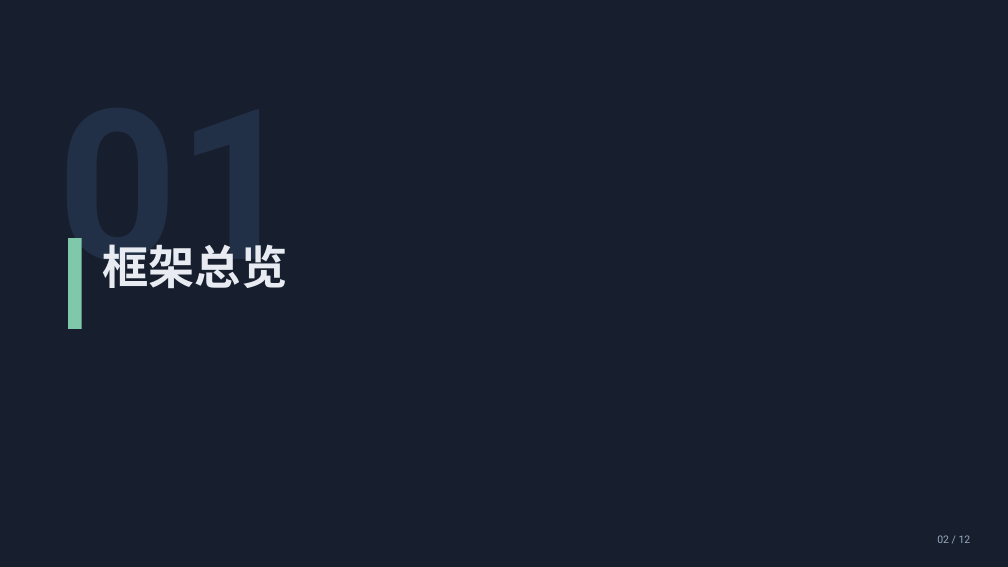
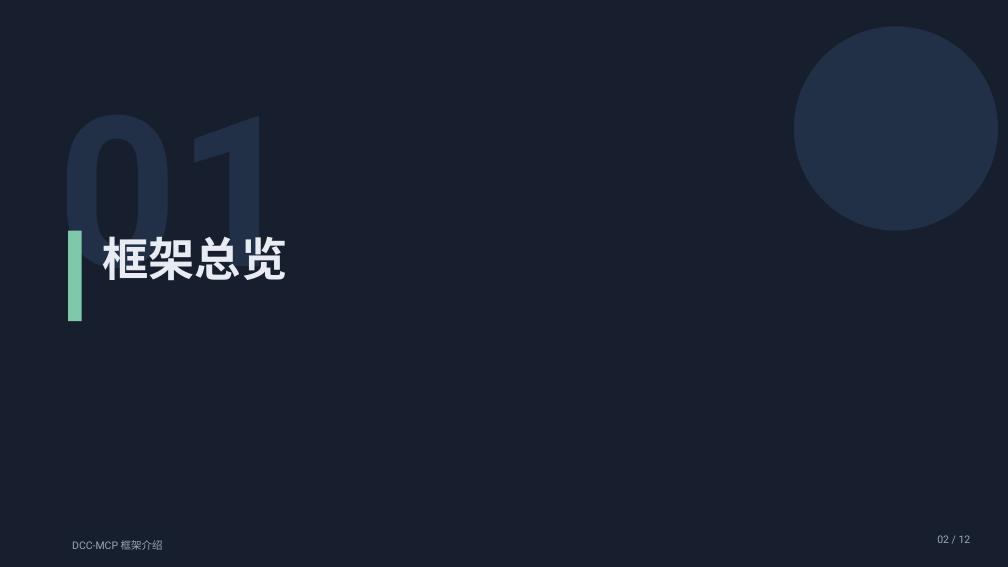
Before and after one commit to dcc-mcp/dcc-mcp-powerpoint, a slide deck: slide 2 of examples/output/draft-dcc-mcp-framework-intro.pptx. Drawn at 1008x567 pixels with LibreOffice and Linux fonts; fonts in the diff are those of the drawing. Boxes give left, top, right and bottom in pixels: in the first picture for what was removed or moved away, otherwise in the second. Text is boxed around its words. In the diff, an @@ line names an element or a change of style, - is before the commit and + after.

Commit message:
feat: showcase-grade layout system for all deck layouts (#6)
Design-system overhaul (showcase quality):
- unified content header (28pt title + accent rule) on every content slide
- editorial bullet rows (accent dot + hairline separators) replace box rows
- two-column/comparison panels with colored header strips
- kpi cards with accent top strip; architecture layers with numbered chips
  on a vertical spine; timeline with alternating above/below labels
- centered hero title cover + ghost circle accents (inset within the safe
  margin band — caught by the pixel-level bleed check)
- deck-title footer on all slides
- regenerated framework deck + review demo artifacts

```diff
--- a/examples/output/draft-dcc-mcp-framework-intro.pptx
+++ b/examples/output/draft-dcc-mcp-framework-intro.pptx
@@ ellipse added at (794, 26, 998, 231), fill #223047 @@
@@ text "01" rewrapped from (57, 238, 298, 307) to (57, 230, 298, 315) @@
@@ rectangle: place and size @@
-rectangle at (68, 238, 82, 329)
+rectangle at (68, 231, 82, 321)
@@ text "框架总览": place and size @@
-text "框架总览" at (102, 244, 287, 288)
+text "框架总览" at (102, 236, 287, 280)
@@ text added at (72, 540, 163, 550), 10 pt, text #9AA7BC @@
+DCC-MCP 框架介绍
```
Also in this commit, not shown: 11 other slides changed, 21 other files.
